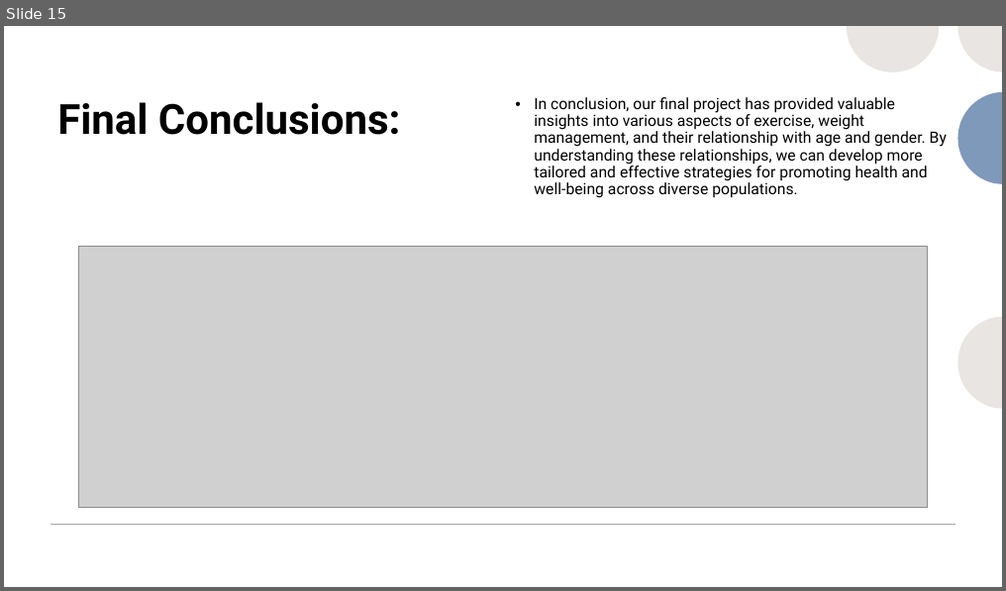
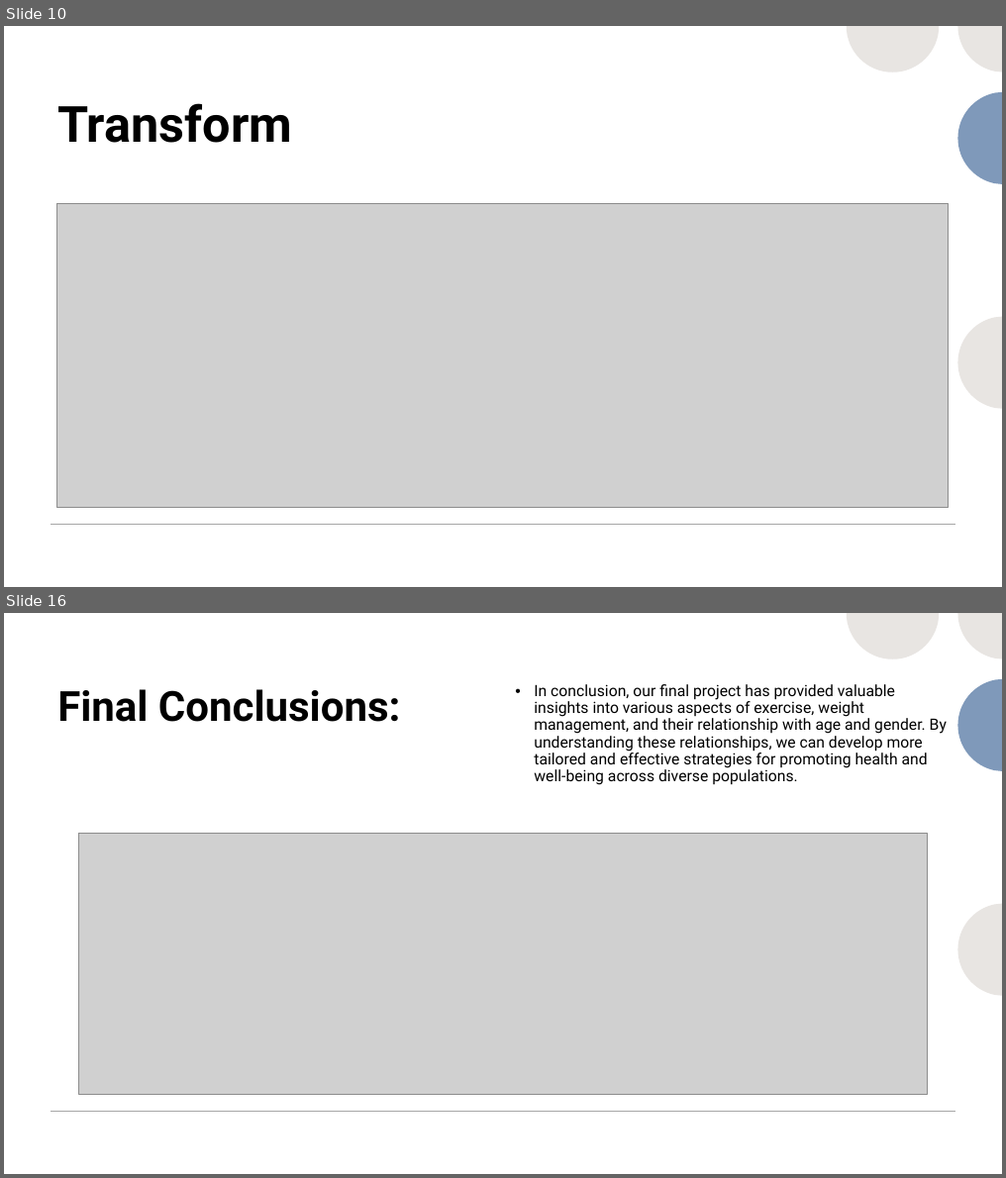
Before and after one commit to Zoouri/Project-3---Group-3, a slide deck: Presentation.pptx. Shown one above the other, each under a label of ours: slide 15 before the commit, slides 10 and 16 after it; the slides between them are not shown. The pictures are 1006x591 and 1006x1178 pixels, drawn with LibreOffice and Linux fonts; fonts in the diff are those of the drawing; grey boxes stand for pictures. Boxes give left, top, right and bottom in pixels: in the first picture for what was removed or moved away, otherwise in the second. Text is boxed around its words. In the diff, an @@ line names an element or a change of style, - is before the commit and + after.

```diff
--- a/Presentation.pptx
+++ b/Presentation.pptx
@@ slide 10 added at [4, 26, 1002, 587], background #FFFFFF @@
@@ rectangle added at [4, 26, 1002, 587], fill #FFFFFF @@
@@ group added at [846, 26, 1002, 408]: 4 freeform shapes @@
@@ group added at [735, 26, 1002, 587]: 7 freeform shapes @@
@@ title added at [57, 103, 292, 143], 48 pt, text #000000, bold @@
+Transform
@@ group added at [512, 26, 1002, 587]: 10 freeform shapes @@
@@ picture added at [57, 203, 948, 507] @@
@@ line added from (51, 525) to (955, 525), #A6A6A6 1 pt @@
@@ what was slide 15 is now slide 16 @@
```
Also in this commit, not shown: 1 slide changed, 8 other slides added, 10 slides removed, 1 other file.
